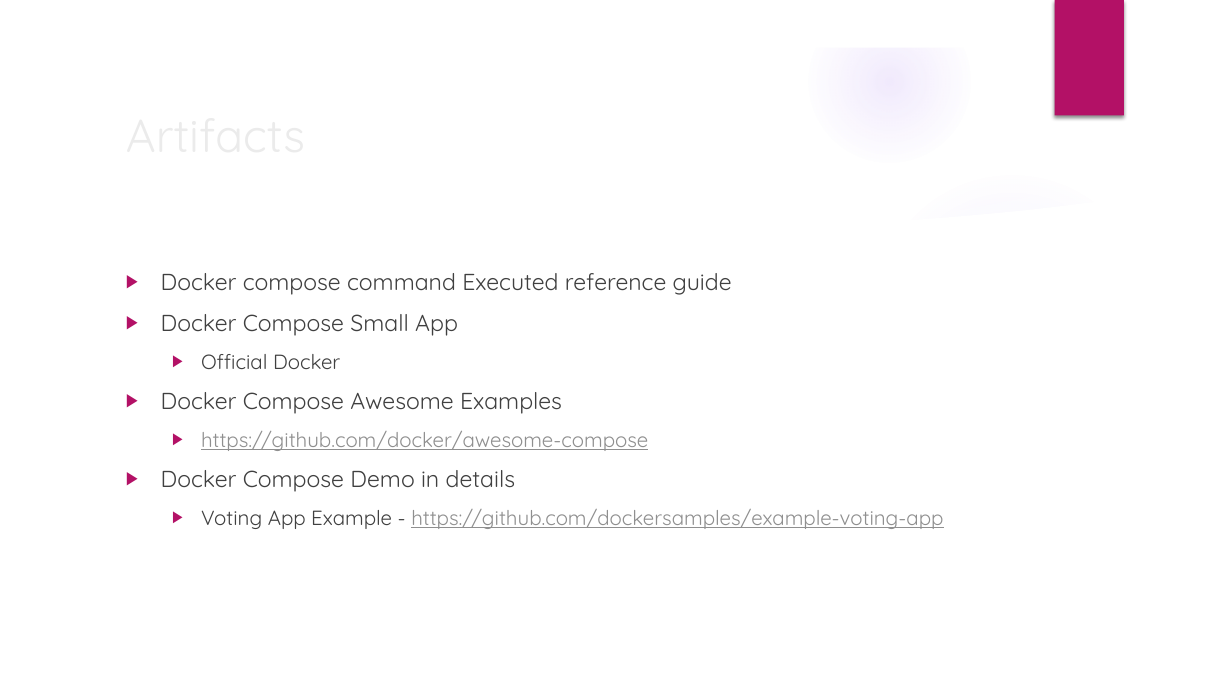
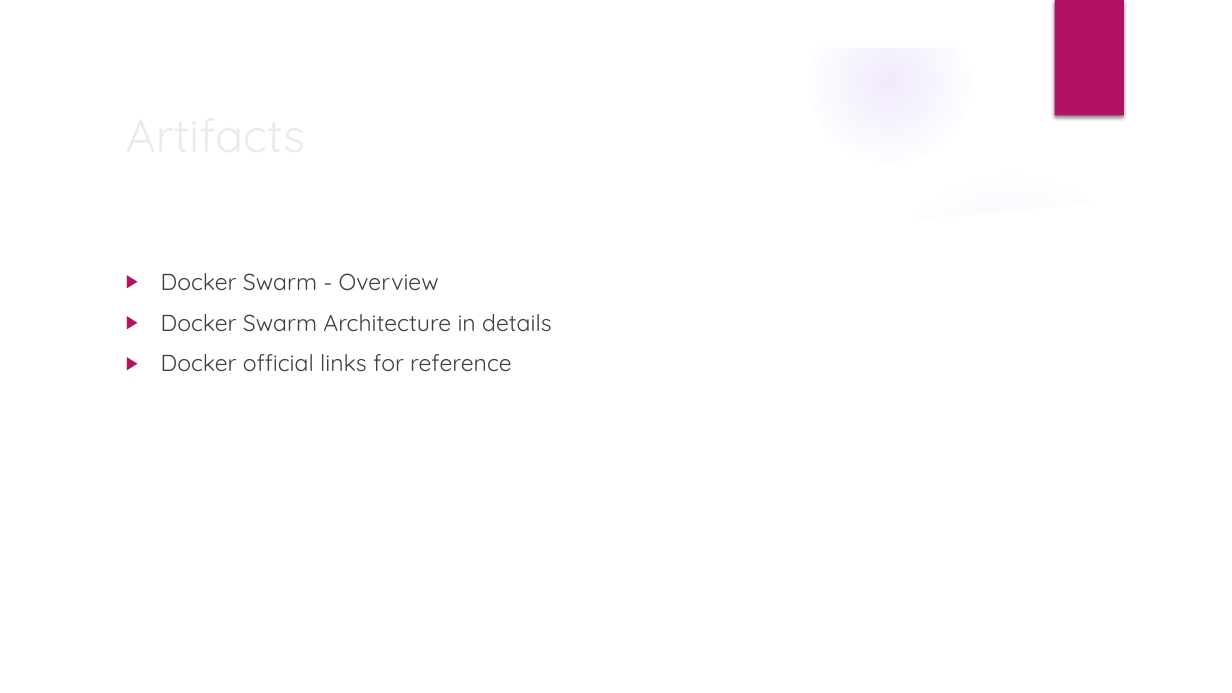
Before and after one commit to deepkumartraining/docker-k8s-April23, a slide deck: slide 10 of Day15/DockerAndKubernetes_Training-Day15.pptx (slide 4 before the commit). Drawn at 1232x693 pixels with LibreOffice and Linux fonts; fonts in the diff are those of the drawing; background and template pictures are left out. Boxes give left, top, right and bottom in pixels: in the first picture for what was removed or moved away, otherwise in the second. Text is boxed around its words. In the diff, an @@ line names an element or a change of style, - is before the commit and + after.

```diff
--- a/Day15/DockerAndKubernetes_Training-Day15.pptx
+++ b/Day15/DockerAndKubernetes_Training-Day15.pptx
@@ text at [161, 273, 552, 371]: text changed; size 16 to 18 pt @@
-▶ Docker compose command Executed reference guide
-▶ Docker Compose Small App
-  ▶ Official Docker
-▶ Docker Compose Awesome Examples
-  ▶ https://github.com/docker/awesome-compose
-▶ Docker Compose Demo in details
-  ▶ Voting App Example - https://github.com/dockersamples/example-voting-app
+▶ Docker Swarm - Overview
+▶ Docker Swarm Architecture in details
+▶ Docker official links for reference
```
Also in this commit, not shown: 2 other slides changed, 6 slides added, 1 other file.
